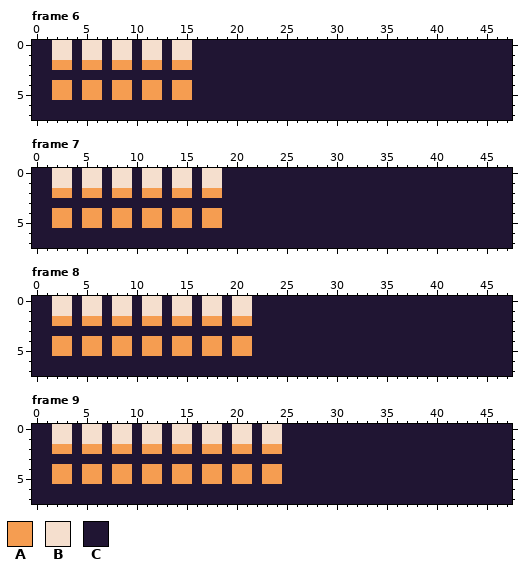
Two versions of one pixel-art file, asset-creation/streaks.aseprite. Above is the file before it was changed.
48x8 pixels, 16 frames. Shown: frame 6, frame 7, frame 8, frame 9. The commit also changed other frames, which this record leaves out.
Visible layers, top first: "streaks", "background".
Palette (. is transparent): A #f59d51  B #f5dfce  C #201533
Pixels before, frame 6, first column x 0:
0 CCBBCBBCBBCBBCBBCCCCCCCCCCCCCCCCCCCCCCCCCCCCCCCC
1 CCBBCBBCBBCBBCBBCCCCCCCCCCCCCCCCCCCCCCCCCCCCCCCC
2 CCAACAACAACAACAACCCCCCCCCCCCCCCCCCCCCCCCCCCCCCCC
3 CCCCCCCCCCCCCCCCCCCCCCCCCCCCCCCCCCCCCCCCCCCCCCCC
4 CCAACAACAACAACAACCCCCCCCCCCCCCCCCCCCCCCCCCCCCCCC
5 CCAACAACAACAACAACCCCCCCCCCCCCCCCCCCCCCCCCCCCCCCC
6 CCCCCCCCCCCCCCCCCCCCCCCCCCCCCCCCCCCCCCCCCCCCCCCC
7 CCCCCCCCCCCCCCCCCCCCCCCCCCCCCCCCCCCCCCCCCCCCCCCC
Pixels before, frame 7, first column x 0:
0 CCBBCBBCBBCBBCBBCBBCCCCCCCCCCCCCCCCCCCCCCCCCCCCC
1 CCBBCBBCBBCBBCBBCBBCCCCCCCCCCCCCCCCCCCCCCCCCCCCC
2 CCAACAACAACAACAACAACCCCCCCCCCCCCCCCCCCCCCCCCCCCC
3 CCCCCCCCCCCCCCCCCCCCCCCCCCCCCCCCCCCCCCCCCCCCCCCC
4 CCAACAACAACAACAACAACCCCCCCCCCCCCCCCCCCCCCCCCCCCC
5 CCAACAACAACAACAACAACCCCCCCCCCCCCCCCCCCCCCCCCCCCC
6 CCCCCCCCCCCCCCCCCCCCCCCCCCCCCCCCCCCCCCCCCCCCCCCC
7 CCCCCCCCCCCCCCCCCCCCCCCCCCCCCCCCCCCCCCCCCCCCCCCC
Pixels before, frame 8, first column x 0:
0 CCBBCBBCBBCBBCBBCBBCBBCCCCCCCCCCCCCCCCCCCCCCCCCC
1 CCBBCBBCBBCBBCBBCBBCBBCCCCCCCCCCCCCCCCCCCCCCCCCC
2 CCAACAACAACAACAACAACAACCCCCCCCCCCCCCCCCCCCCCCCCC
3 CCCCCCCCCCCCCCCCCCCCCCCCCCCCCCCCCCCCCCCCCCCCCCCC
4 CCAACAACAACAACAACAACAACCCCCCCCCCCCCCCCCCCCCCCCCC
5 CCAACAACAACAACAACAACAACCCCCCCCCCCCCCCCCCCCCCCCCC
6 CCCCCCCCCCCCCCCCCCCCCCCCCCCCCCCCCCCCCCCCCCCCCCCC
7 CCCCCCCCCCCCCCCCCCCCCCCCCCCCCCCCCCCCCCCCCCCCCCCC
Pixels before, frame 9, first column x 0:
0 CCBBCBBCBBCBBCBBCBBCBBCBBCCCCCCCCCCCCCCCCCCCCCCC
1 CCBBCBBCBBCBBCBBCBBCBBCBBCCCCCCCCCCCCCCCCCCCCCCC
2 CCAACAACAACAACAACAACAACAACCCCCCCCCCCCCCCCCCCCCCC
3 CCCCCCCCCCCCCCCCCCCCCCCCCCCCCCCCCCCCCCCCCCCCCCCC
4 CCAACAACAACAACAACAACAACAACCCCCCCCCCCCCCCCCCCCCCC
5 CCAACAACAACAACAACAACAACAACCCCCCCCCCCCCCCCCCCCCCC
6 CCCCCCCCCCCCCCCCCCCCCCCCCCCCCCCCCCCCCCCCCCCCCCCC
7 CCCCCCCCCCCCCCCCCCCCCCCCCCCCCCCCCCCCCCCCCCCCCCCC
Once edited:
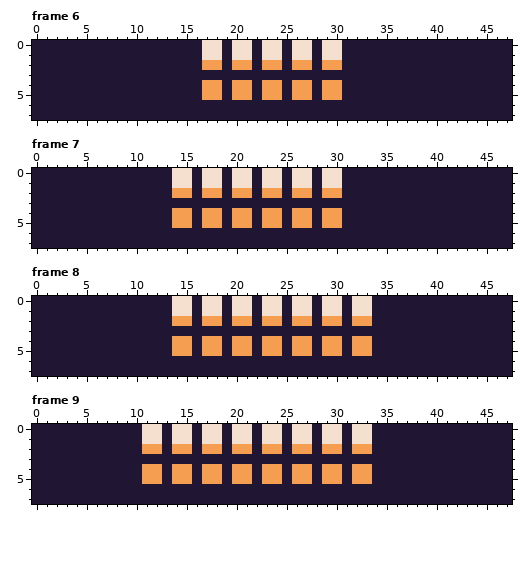
What changed:
Frame 6, layer "streaks":
Colour A replaces colour C in row 2 at x 17 to 18, 20 to 21, 23 to 24, 26 to 27 and 29 to 30; in rows 4 to 5 at x 17 to 18, 20 to 21, 23 to 24, 26 to 27 and 29 to 30.
Colour B replaces colour C in rows 0 to 1 at x 17 to 18, 20 to 21, 23 to 24, 26 to 27 and 29 to 30.
Colour C replaces colour A in row 2 at x 2 to 3, 5 to 6, 8 to 9, 11 to 12 and 14 to 15; in rows 4 to 5 at x 2 to 3, 5 to 6, 8 to 9, 11 to 12 and 14 to 15.
Colour C replaces colour B in rows 0 to 1 at x 2 to 3, 5 to 6, 8 to 9, 11 to 12 and 14 to 15.
Frame 7, layer "streaks":
Colour A replaces colour C in row 2 at x 20 to 21, 23 to 24, 26 to 27 and 29 to 30; in rows 4 to 5 at x 20 to 21, 23 to 24, 26 to 27 and 29 to 30.
Colour B replaces colour C in rows 0 to 1 at x 20 to 21, 23 to 24, 26 to 27 and 29 to 30.
Colour C replaces colour A in row 2 at x 2 to 3, 5 to 6, 8 to 9 and 11 to 12; in rows 4 to 5 at x 2 to 3, 5 to 6, 8 to 9 and 11 to 12.
Colour C replaces colour B in rows 0 to 1 at x 2 to 3, 5 to 6, 8 to 9 and 11 to 12.
Frame 8, layer "streaks":
Colour A replaces colour C in row 2 at x 23 to 24, 26 to 27, 29 to 30 and 32 to 33; in rows 4 to 5 at x 23 to 24, 26 to 27, 29 to 30 and 32 to 33.
Colour B replaces colour C in rows 0 to 1 at x 23 to 24, 26 to 27, 29 to 30 and 32 to 33.
Colour C replaces colour A in row 2 at x 2 to 3, 5 to 6, 8 to 9 and 11 to 12; in rows 4 to 5 at x 2 to 3, 5 to 6, 8 to 9 and 11 to 12.
Colour C replaces colour B in rows 0 to 1 at x 2 to 3, 5 to 6, 8 to 9 and 11 to 12.
Frame 9, layer "streaks":
Colour A replaces colour C in row 2 at x 26 to 27, 29 to 30 and 32 to 33; in rows 4 to 5 at x 26 to 27, 29 to 30 and 32 to 33.
Colour B replaces colour C in rows 0 to 1 at x 26 to 27, 29 to 30 and 32 to 33.
Colour C replaces colour A in row 2 at x 2 to 3, 5 to 6 and 8 to 9; in rows 4 to 5 at x 2 to 3, 5 to 6 and 8 to 9.
Colour C replaces colour B in rows 0 to 1 at x 2 to 3, 5 to 6 and 8 to 9.
Where, in picture pixels (left, top, right, bottom), the same in both pictures:
changed: (52, 40, 342, 100)
changed: (52, 168, 162, 228)
changed: (232, 168, 342, 228)
changed: (52, 296, 162, 356)
changed: (262, 296, 372, 356)
changed: (52, 424, 132, 484)
changed: (292, 424, 372, 484)
